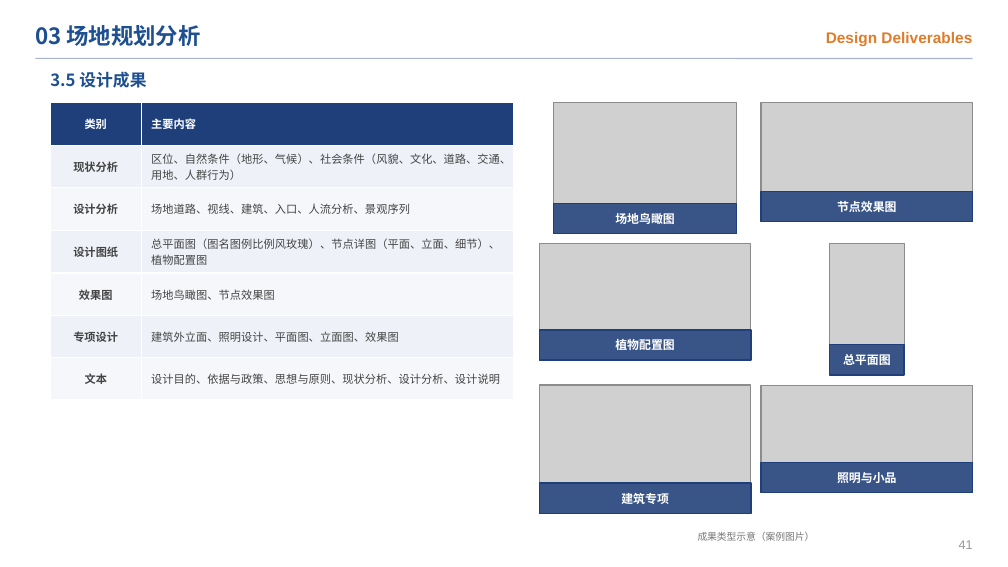
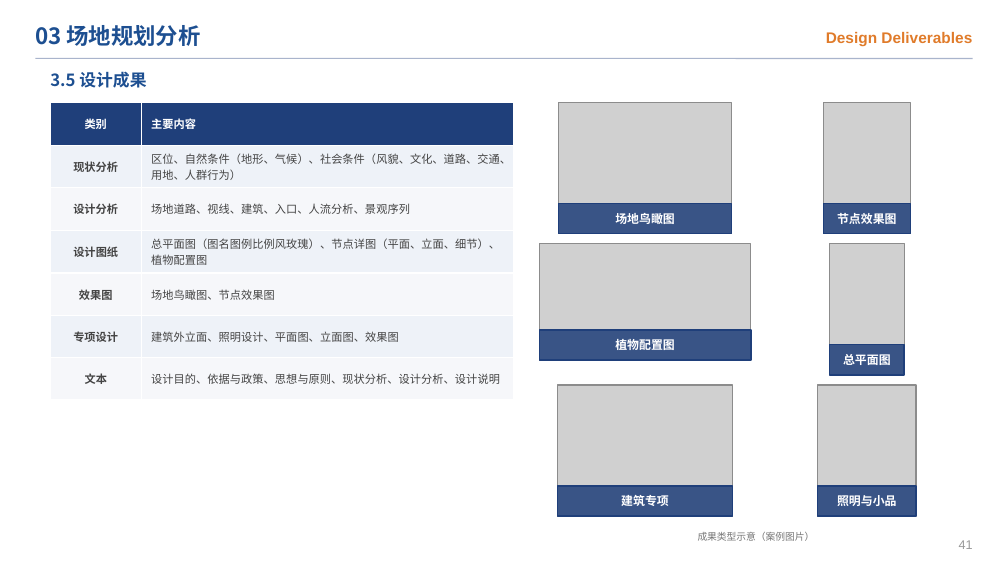
Before and after one commit to chun96309-cloud/lxfs, a slide deck: slide 43 of 跃动栖园_开题答辩PPT.pptx. Drawn at 1008x567 pixels with LibreOffice and Linux fonts; fonts in the diff are those of the drawing; grey boxes stand for pictures. Boxes give left, top, right and bottom in pixels: in the first picture for what was removed or moved away, otherwise in the second. Text is boxed around its words. In the diff, an @@ line names an element or a change of style, - is before the commit and + after.

```diff
--- a/跃动栖园_开题答辩PPT.pptx
+++ b/跃动栖园_开题答辩PPT.pptx
@@ picture: place and size @@
-picture at (553,103,736,234)
+picture at (558,103,732,234)
@@ picture: place and size @@
-picture at (761,103,973,222)
+picture at (824,103,911,234)
@@ rectangle: place and size @@
-rectangle at (553,204,736,234)
+rectangle at (558,204,732,234)
@@ rectangle: place and size @@
-rectangle at (761,192,973,222)
+rectangle at (824,204,911,234)
@@ text "节点效果图": place and size @@
-text "节点效果图" at (837,201,897,212)
+text "节点效果图" at (837,213,897,224)
@@ picture: place and size @@
-picture at (539,385,751,513)
+picture at (557,385,732,516)
@@ picture: place and size @@
-picture at (761,385,973,493)
+picture at (817,385,915,516)
@@ rectangle: place and size @@
-rectangle at (539,483,751,513)
+rectangle at (557,486,732,516)
@@ rectangle: place and size @@
-rectangle at (761,463,973,493)
+rectangle at (817,486,915,516)
@@ text "照明与小品": place and size @@
-text "照明与小品" at (837,472,897,483)
+text "照明与小品" at (837,495,897,506)
```
Also in this commit, not shown: 20 other slides changed, 38 other files.
